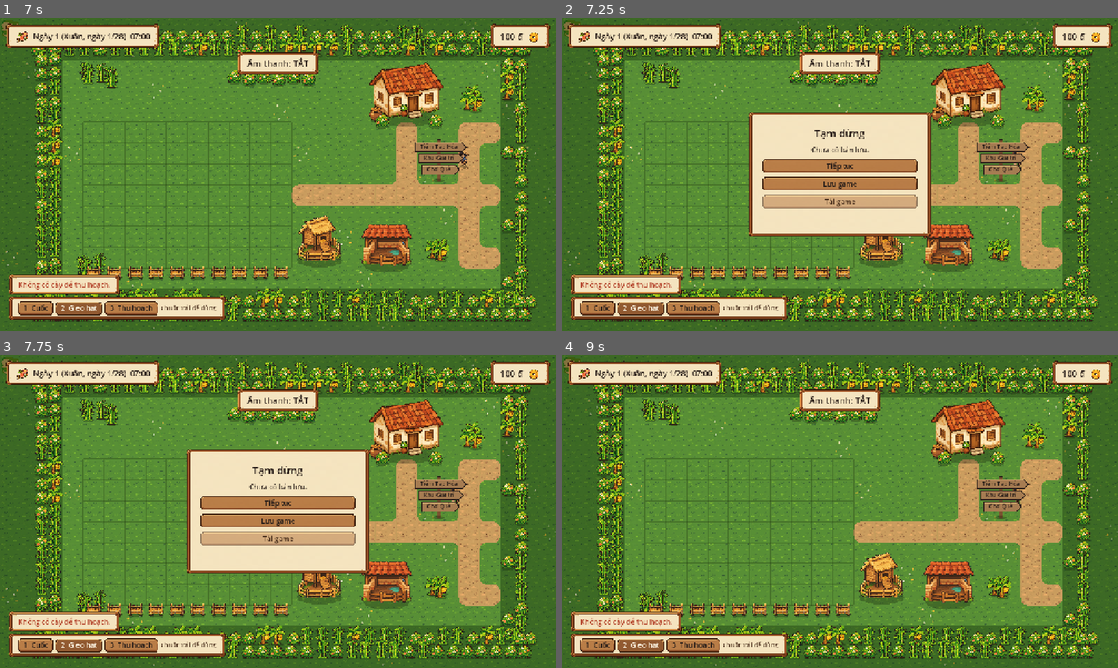
Above: before the commit, frames 1-4 (two rows, left to right).
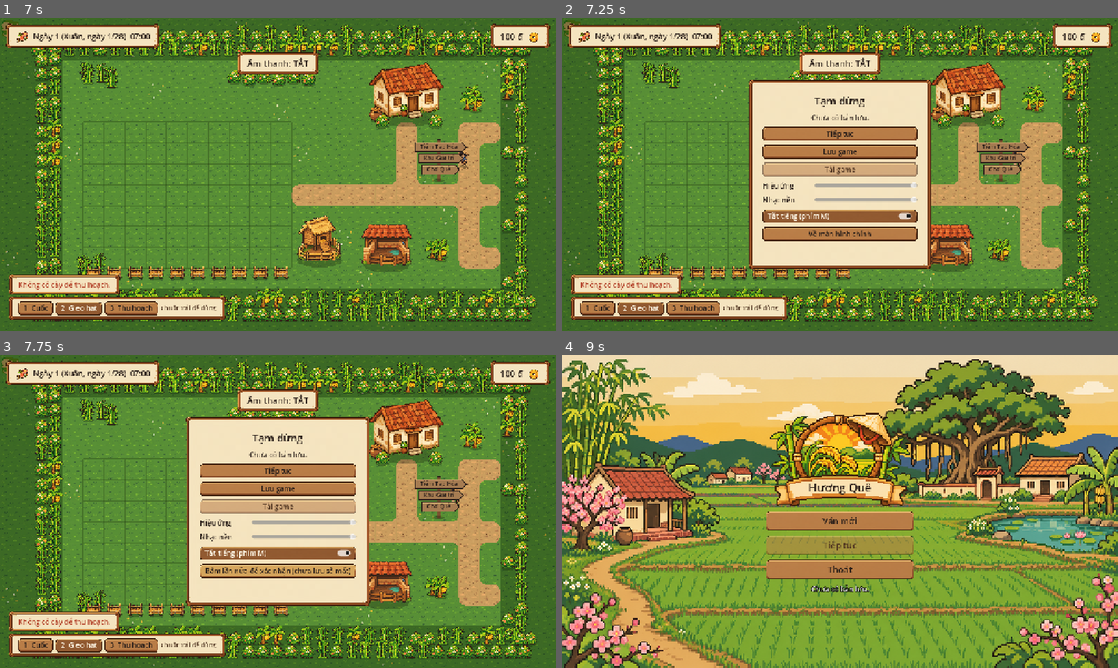
Above: after the commit, the same moments.

Repository: tmtgreen1008/Ngoi_Lang_Nho
Game: Godot game, scene res://main.tscn
Two runs of this game, one before a commit and one after it. Both use one fixed random seed, a clock stepped at 60 frames per second and the inputs below.
Inputs (mouse positions are in pixels of both pictures, inside the frame that each line leads up to):
- Up to frame 1 (7 s): click "Ván mới" at 0.5 s; click "1 Cuốc" at 1.25 s; click "2 Gieo hạt" at 2 s; click "3 Thu hoạch" at 2.75 s; tap Enter at 3.5, 5 s; move the mouse to (400, 158) at 3.52 s; hold D (move_right) 3.53-4.25 s; tap M at 3.6, 5.1, 6.8 s; click (400, 158) at 3.67 s; tap Space at 3.77, 4.25, 6.5, 6.77 s; drag from (166, 190) to (500, 133) at 4.27 s; move the mouse to (333, 105) at 5.02 s; hold D (move_right) 5.03-5.75 s; drag from (250, 237) to (500, 196) at 5.77 s; move the mouse to (444, 221) at 6.52 s; hold A (move_left) from 6.53 s (still down); tap 2 at 6.6 s
- Up to frame 2 (7.25 s): keep holding A (move_left); tap Escape (ui_cancel) at 7.15 s
- Up to frame 3 (7.75 s): release A (move_left) at 7.25 s; click (278, 570) at 7.25 s, where only the run after the commit has a clickable "Về màn hình chính"
- Up to frame 4 (9 s): click (840, 570) at 8 s, where only the run after the commit has a clickable "Bấm lần nữa để xác nhận (chưa…"; click (840, 502) at 8.75 s, where only the run before the commit has a clickable "Tiếp tục"

Frame 1 is identical in both runs. In frame 2, 15% of the frame differs, in the area x 33-67%, y 19-81%; in frame 3, 16%; in frame 4, 92%, in the area x 0-100%, y 0-100%.

Commit message:
feat: cai dat am thanh (thanh truot, tat tieng) va nut Ve man hinh chinh
- AudioManager: am luong hieu ung/nhac nen (0-1), luu/nap user://settings.cfg (test dung file rieng)
- PauseMenu: thanh truot, cong tac tat tieng, Ve man hinh chinh (bam hai lan xac nhan); Esc khong mo menu o man hinh chinh
- Main.return_to_main_menu; test_settings (28 kiem tra); cap nhat README

Co-Authored-By: Claude Sonnet 5.5 <noreply@anthropic.com>

Diff:
--- a/core/autoload/audio_manager.gd
+++ b/core/autoload/audio_manager.gd
@@ -7,6 +7,11 @@
 ## - Phím M bật/tắt tiếng. Khi chạy bài test (-s) tiếng bị tắt ở loa nhưng vẫn đếm lượt phát.
 
 const BUS_NAME: StringName = &"SFX"
+## Mức gốc (dB) của bus hiệu ứng và bus nhạc; âm lượng người chơi chọn cộng vào đây.
+const SFX_BASE_DB: float = -4.0
+const MUSIC_BASE_DB: float = -14.0
+const SETTINGS_PATH: String = "user://settings.cfg"
+const TEST_SETTINGS_PATH: String = "user://settings_test.cfg"
 const SFX_DIR: String = "res://assets/audio/sfx/"
 const VOICES: int = 8
 ## Một âm phát lại trong khoảng này (ms) thì bỏ qua, để không chồng chéo khi sự kiện dồn dập.
@@ -16,6 +21,11 @@
 
 ## Tắt tiếng do người chơi (phím M).
 var muted: bool = false
+## Âm lượng hiệu ứng và nhạc nền người chơi chọn (0-1).
+var sfx_volume: float = 1.0
+var music_volume: float = 1.0
+## File lưu cài đặt (khi chạy test đổi sang file riêng).
+var settings_path: String = SETTINGS_PATH
 ## Số lượt phát từng âm kể từ lúc khởi động (id -> số lần); dùng cho kiểm thử.
 var play_counts: Dictionary = {}
 var last_played: StringName = &""
@@ -35,6 +45,10 @@
 	_rng.randomize()
 	# Chạy test (godot -s ...): không phát ra loa, chỉ đếm.
 	_silent_speakers = OS.get_cmdline_args().has("-s") or OS.get_cmdline_args().has("--script")
+	if _silent_speakers:
+		settings_path = TEST_SETTINGS_PATH  # test không đọc/ghi cài đặt thật của người chơi
+	else:
+		load_settings()
 	_ensure_bus()
 	for id: StringName in SfxSynth.SOUND_IDS:
 		_streams[id] = _load_stream(id)
@@ -82,6 +96,51 @@
 	if muted:
 		for voice: AudioStreamPlayer in _voices:
 			voice.stop()
+	save_settings()
+
+
+## Âm lượng hiệu ứng (0-1) và nhạc nền (0-1); lưu lại ngay.
+func set_sfx_volume(value: float) -> void:
+	sfx_volume = clampf(value, 0.0, 1.0)
+	apply_bus_volumes()
+	save_settings()
+
+
+func set_music_volume(value: float) -> void:
+	music_volume = clampf(value, 0.0, 1.0)
+	apply_bus_volumes()
+	save_settings()
+
+
+## Đặt âm lượng hai bus theo mức người chơi chọn (tuyến tính 0-1 đổi sang dB trên mức gốc của bus).
+func apply_bus_volumes() -> void:
+	var levels: Dictionary = {BUS_NAME: [SFX_BASE_DB, sfx_volume], &"Music": [MUSIC_BASE_DB, music_volume]}
+	for bus_name: StringName in levels:
+		var index: int = AudioServer.get_bus_index(bus_name)
+		if index != -1:
+			var base: float = levels[bus_name][0]
+			var volume: float = levels[bus_name][1]
+			AudioServer.set_bus_volume_db(index, base + (linear_to_db(volume) if volume > 0.001 else -80.0))
+
+
+## Lưu cài đặt âm thanh (tắt tiếng, âm lượng) vào [member settings_path].
+func save_settings() -> Error:
+	var config := ConfigFile.new()
+	config.set_value("audio", "muted", muted)
+	config.set_value("audio", "sfx", sfx_volume)
+	config.set_value("audio", "music", music_volume)
+	return config.save(settings_path)
+
+
+## Nạp cài đặt đã lưu (thiếu hoặc hỏng thì giữ mặc định). Trả về true nếu có nạp được.
+func load_settings() -> bool:
+	var config := ConfigFile.new()
+	if config.load(settings_path) != OK:
+		return false
+	muted = bool(config.get_value("audio", "muted", false))
+	sfx_volume = clampf(float(config.get_value("audio", "sfx", 1.0)), 0.0, 1.0)
+	music_volume = clampf(float(config.get_value("audio", "music", 1.0)), 0.0, 1.0)
+	return true
 
 
 func _unhandled_input(event: InputEvent) -> void:
@@ -163,7 +222,7 @@
 		var index: int = AudioServer.bus_count - 1
 		AudioServer.set_bus_name(index, BUS_NAME)
 		AudioServer.set_bus_send(index, &"Master")
-		AudioServer.set_bus_volume_db(index, -4.0)
+	apply_bus_volumes()
 	apply_bus_mute()
 
 
--- a/core/autoload/music_manager.gd
+++ b/core/autoload/music_manager.gd
@@ -9,8 +9,6 @@
 
 const BUS_NAME: StringName = &"Music"
 const MUSIC_DIR: String = "res://assets/audio/music/"
-## Âm lượng bus nhạc (nhỏ hơn hiệu ứng để không át tiếng).
-const BUS_VOLUME_DB: float = -14.0
 const FADE_SECONDS: float = 1.5
 const SILENT_DB: float = -60.0
 
@@ -115,5 +113,5 @@
 		var index: int = AudioServer.bus_count - 1
 		AudioServer.set_bus_name(index, BUS_NAME)
 		AudioServer.set_bus_send(index, &"Master")
-		AudioServer.set_bus_volume_db(index, BUS_VOLUME_DB)
+	AudioManager.apply_bus_volumes()
 	AudioManager.apply_bus_mute()
--- a/main.gd
+++ b/main.gd
@@ -15,6 +15,7 @@
 var shop_ui: ShopUI
 var hud: Hud
 var start_menu: StartMenu
+var pause_menu: PauseMenu
 
 
 func _ready() -> void:
@@ -27,7 +28,10 @@
 
 	hud = Hud.new()
 	add_child(hud)
-	add_child(PauseMenu.new())
+	pause_menu = PauseMenu.new()
+	pause_menu.in_main_menu = true
+	pause_menu.main_menu_requested.connect(return_to_main_menu)
+	add_child(pause_menu)
 	add_child(MinigameHost.new())
 	var ui_layer := CanvasLayer.new()
 	ui_layer.layer = 20
@@ -73,6 +77,16 @@
 		start_menu.open(error)
 
 
+## Về màn hình chính giữa ván (từ menu tạm dừng): dừng đồng hồ, khoá Player, ẩn HUD rồi hiện menu.
+## Ván hiện tại không tự lưu; chọn Ván mới hoặc Tiếp tục để chơi tiếp.
+func return_to_main_menu() -> void:
+	TimeManager.pause()
+	player.movement_locked = true
+	hud.hide()
+	pause_menu.in_main_menu = true
+	start_menu.open()
+
+
 ## Đồ khởi đầu của ván mới (tạm thời; sau này đọc từ dữ liệu).
 func _give_starting_items() -> void:
 	player.inventory.add_item(ItemDatabase.get_item(&"hat_giong_lua"), 10)
@@ -81,6 +95,7 @@
 
 func _begin_playing() -> void:
 	start_menu.hide()
+	pause_menu.in_main_menu = false
 	hud.show()
 	player.movement_locked = false
 	TimeManager.start()
--- /dev/null
+++ b/tests/test_settings.gd
@@ -0,0 +1,90 @@
+extends "res://tests/test_base.gd"
+## Cài đặt: âm lượng hiệu ứng / nhạc nền / tắt tiếng được lưu và nạp lại; menu tạm dừng có thanh trượt,
+## công tắc tắt tiếng và nút "Về màn hình chính" (hỏi xác nhận, ván mới chơi lại được).
+
+
+func run() -> void:
+	var am: Node = root.get_node("AudioManager")
+	var tm: Node = root.get_node("TimeManager")
+	var sm: Node = root.get_node("SceneManager")
+	check("khi chạy test cài đặt ghi vào file riêng, không đụng file thật", am.settings_path == "user://settings_test.cfg")
+	DirAccess.remove_absolute(am.settings_path)
+	var sfx_bus: int = AudioServer.get_bus_index(&"SFX")
+	var music_bus: int = AudioServer.get_bus_index(&"Music")
+
+	# --- âm lượng và lưu/nạp ---
+	check("mặc định: 100% cả hai, không tắt tiếng", am.sfx_volume == 1.0 and am.music_volume == 1.0 and not am.muted)
+	am.set_sfx_volume(0.4)
+	am.set_music_volume(0.7)
+	check("bus hiệu ứng theo dB: mức gốc + log(0,4)", is_equal_approx(AudioServer.get_bus_volume_db(sfx_bus), am.SFX_BASE_DB + linear_to_db(0.4)))
+	check("bus nhạc theo dB: mức gốc + log(0,7)", is_equal_approx(AudioServer.get_bus_volume_db(music_bus), am.MUSIC_BASE_DB + linear_to_db(0.7)))
+	am.set_sfx_volume(0.0)
+	check("âm lượng 0 thì bus gần như câm (-80 dB)", AudioServer.get_bus_volume_db(sfx_bus) <= am.SFX_BASE_DB - 70.0)
+	am.set_sfx_volume(5.0)
+	check("âm lượng ngoài khoảng được kẹp về 1", am.sfx_volume == 1.0)
+	am.set_sfx_volume(0.4)
+	am.set_muted(true)
+	check("file cài đặt đã được ghi", FileAccess.file_exists(am.settings_path))
+	am.sfx_volume = 1.0
+	am.music_volume = 1.0
+	am.muted = false
+	check("nạp lại từ file thành công", am.load_settings())
+	check("nạp lại đúng âm lượng và trạng thái tắt tiếng", is_equal_approx(am.sfx_volume, 0.4) and is_equal_approx(am.music_volume, 0.7) and am.muted)
+	DirAccess.remove_absolute(am.settings_path)
+	am.sfx_volume = 0.9
+	check("không có file thì giữ nguyên, không lỗi", not am.load_settings() and am.sfx_volume == 0.9)
+	var broken := FileAccess.open(am.settings_path, FileAccess.WRITE)
+	broken.store_string("[audio\nsfx = = oops")
+	broken.close()
+	check("file hỏng thì giữ nguyên, không lỗi", not am.load_settings() and am.sfx_volume == 0.9)
+	am.set_muted(false)
+	am.set_sfx_volume(1.0)
+	am.set_music_volume(1.0)
+
+	# --- menu tạm dừng ---
+	var main: Node = await start_game()
+	tm.pause()
+	var pause: Node = main.pause_menu
+	check("đang chơi: menu tạm dừng cho phép mở", not pause.in_main_menu)
+	await press_action("ui_cancel")
+	check("Esc mở menu tạm dừng và dừng game", pause.visible and paused)
+	await shot("settings_pause.png")
+	check("thanh trượt phản ánh âm lượng hiện tại (100)", pause._sfx_slider.value == 100.0 and pause._music_slider.value == 100.0 and not pause._mute_check.button_pressed)
+	pause._sfx_slider.value = 50.0
+	pause._music_slider.value = 25.0
+	check("kéo thanh trượt đổi âm lượng thật", is_equal_approx(am.sfx_volume, 0.5) and is_equal_approx(am.music_volume, 0.25))
+	pause._mute_check.button_pressed = true
+	check("công tắc Tắt tiếng bật tiếng tắt", am.muted)
+	pause._mute_check.button_pressed = false
+	check("tắt công tắc thì bật lại tiếng", not am.muted)
+	am.set_muted(true)
+	await press_action("ui_cancel")
+	await press_action("ui_cancel")
+	check("mở lại menu: công tắc và thanh trượt đồng bộ với cài đặt (kể cả đổi bằng phím M)", pause._mute_check.button_pressed and pause._sfx_slider.value == 50.0)
+	am.set_muted(false)
+
+	# --- Về màn hình chính ---
+	var button: Button = pause._menu_button
+	check("nút Về màn hình chính có chữ gốc", button.text == "Về màn hình chính")
+	button.pressed.emit()
+	check("bấm lần đầu chỉ hỏi xác nhận, chưa thoát", button.text != "Về màn hình chính" and pause.visible and not main.start_menu.visible)
+	await press_action("ui_cancel")
+	await press_action("ui_cancel")
+	check("đóng rồi mở lại menu: hết trạng thái chờ xác nhận", pause.visible and pause._menu_button.text == "Về màn hình chính")
+	button.pressed.emit()
+	button.pressed.emit()
+	check("bấm lần hai: về màn hình chính", main.start_menu.visible and not pause.visible and not paused)
+	check("về màn hình chính: đồng hồ dừng, Player khoá, HUD ẩn", not tm.is_running() and main.player.movement_locked and not main.hud.visible)
+	check("đang ở màn hình chính: Esc không mở menu tạm dừng", pause.in_main_menu)
+	await press_action("ui_cancel")
+	check("Esc ở màn hình chính không làm gì", not pause.visible and main.start_menu.visible)
+
+	# Chơi lại từ màn hình chính.
+	main.start_menu.new_game_requested.emit()
+	await wait(1.0)
+	check("Ván mới sau khi quay về: vào map, HUD hiện, Player cử động được", sm.current_map != null and main.hud.visible and not main.player.movement_locked and not main.start_menu.visible)
+	check("đồ khởi đầu được cấp lại", main.player.inventory.count_of(root.get_node("ItemDatabase").get_item(&"hat_giong_lua")) == 10)
+	await press_action("ui_cancel")
+	check("đang chơi lại: Esc mở được menu tạm dừng", pause.visible and not pause.in_main_menu)
+	await press_action("ui_cancel")
+	DirAccess.remove_absolute(am.settings_path)
--- a/ui/pause/pause_menu.gd
+++ b/ui/pause/pause_menu.gd
@@ -1,14 +1,28 @@
 class_name PauseMenu
 extends CanvasLayer
-## Menu tạm dừng (Esc): Tiếp tục, Lưu game, Tải game. Dừng toàn bộ game khi mở
-## (get_tree().paused), nên đồng hồ và Player đứng yên.
+## Menu tạm dừng (Esc): Tiếp tục, Lưu game, Tải game, cài đặt âm thanh (hiệu ứng, nhạc nền, tắt tiếng)
+## và Về màn hình chính (hỏi xác nhận). Dừng toàn bộ game khi mở (get_tree().paused), nên đồng hồ và
+## Player đứng yên.
 ##
-## Không mở khi cửa hàng đang mở (Esc lúc đó dành cho ShopUI) hoặc khi đang chuyển map.
+## Không mở khi cửa hàng đang mở (Esc lúc đó dành cho ShopUI), khi đang chuyển map, hoặc khi đang ở
+## màn hình chính ([member in_main_menu]).
+
+## Người chơi xác nhận về màn hình chính; Main lo phần dừng ván.
+signal main_menu_requested
+
+const MENU_BUTTON_TEXT: String = "Về màn hình chính"
 
 var _panel: PanelContainer
 var _info_label: Label
 var _message_label: Label
 var _load_button: Button
+var _menu_button: Button
+var _sfx_slider: HSlider
+var _music_slider: HSlider
+var _mute_check: CheckButton
+var _confirming_exit: bool = false
+## true khi đang ở màn hình chính: Esc không mở menu tạm dừng.
+var in_main_menu: bool = false
 var _shop_open: bool = false
 var _minigame_open: bool = false
 
@@ -47,6 +61,17 @@
 	_add_button(box, "Lưu game", _on_save_pressed)
 	_load_button = _add_button(box, "Tải game", _on_load_pressed)
 
+	# Cài đặt âm thanh (lưu lại giữa các lần chơi qua AudioManager).
+	_sfx_slider = _add_volume_row(box, "Hiệu ứng", AudioManager.sfx_volume, AudioManager.set_sfx_volume)
+	_music_slider = _add_volume_row(box, "Nhạc nền", AudioManager.music_volume, AudioManager.set_music_volume)
+	_mute_check = CheckButton.new()
+	_mute_check.text = "Tắt tiếng (phím M)"
+	_mute_check.button_pressed = AudioManager.muted
+	_mute_check.toggled.connect(func(pressed: bool) -> void: AudioManager.set_muted(pressed))
+	box.add_child(_mute_check)
+
+	_menu_button = _add_button(box, MENU_BUTTON_TEXT, _on_main_menu_pressed)
+
 	_message_label = Label.new()
 	_message_label.horizontal_alignment = HORIZONTAL_ALIGNMENT_CENTER
 	_message_label.add_theme_color_override("font_color", UiTheme.ACCENT_RED)
@@ -65,7 +90,7 @@
 		return
 	if visible:
 		close()
-	elif SceneManager.current_map != null and not _shop_open and not _minigame_open and not SceneManager.is_transitioning:
+	elif SceneManager.current_map != null and not in_main_menu and not _shop_open and not _minigame_open and not SceneManager.is_transitioning:
 		open()
 	else:
 		return
@@ -74,6 +99,11 @@
 
 func open() -> void:
 	_message_label.text = ""
+	_confirming_exit = false
+	_menu_button.text = MENU_BUTTON_TEXT
+	_sfx_slider.set_value_no_signal(AudioManager.sfx_volume * 100.0)
+	_music_slider.set_value_no_signal(AudioManager.music_volume * 100.0)
+	_mute_check.set_pressed_no_signal(AudioManager.muted)
 	_refresh_info()
 	show()
 	get_tree().paused = true
@@ -117,6 +147,38 @@
 		_message_label.add_theme_color_override("font_color", UiTheme.notice_color(&"error"))
 
 
+## Về màn hình chính: bấm lần đầu chỉ hỏi lại (ván chưa lưu sẽ mất), lần hai mới thoát ra.
+func _on_main_menu_pressed() -> void:
+	if not _confirming_exit:
+		_confirming_exit = true
+		_menu_button.text = "Bấm lần nữa để xác nhận (chưa lưu sẽ mất)"
+		return
+	close()
+	main_menu_requested.emit()
+
+
+## Một hàng "tên + thanh trượt 0-100" nối với [param setter] (nhận giá trị 0-1).
+func _add_volume_row(parent: Node, label_text: String, value: float, setter: Callable) -> HSlider:
+	var row := HBoxContainer.new()
+	row.add_theme_constant_override("separation", 10)
+	parent.add_child(row)
+	var label := Label.new()
+	label.text = label_text
+	label.custom_minimum_size = Vector2(110, 0)
+	row.add_child(label)
+	var slider := HSlider.new()
+	slider.min_value = 0.0
+	slider.max_value = 100.0
+	slider.step = 5.0
+	slider.value = value * 100.0
+	slider.size_flags_horizontal = Control.SIZE_EXPAND_FILL
+	slider.size_flags_vertical = Control.SIZE_SHRINK_CENTER
+	slider.focus_mode = Control.FOCUS_NONE
+	slider.value_changed.connect(func(v: float) -> void: setter.call(v / 100.0))
+	row.add_child(slider)
+	return slider
+
+
 func _add_button(parent: Node, text: String, on_pressed: Callable) -> Button:
 	var button := Button.new()
 	button.text = text
Not shown, added: tests/test_settings.gd.uid
Not shown, changed: tests/run_all.sh
